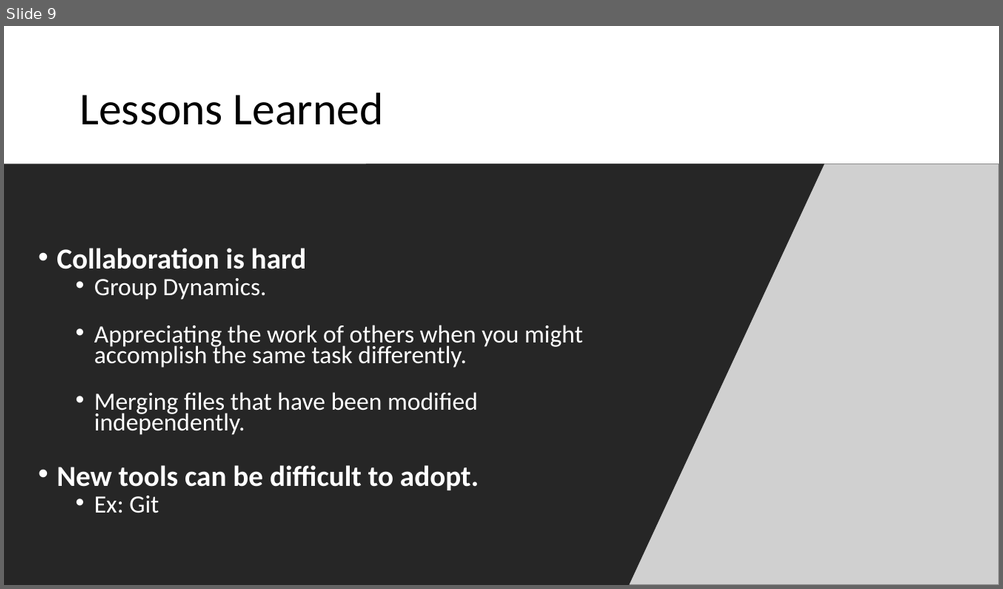
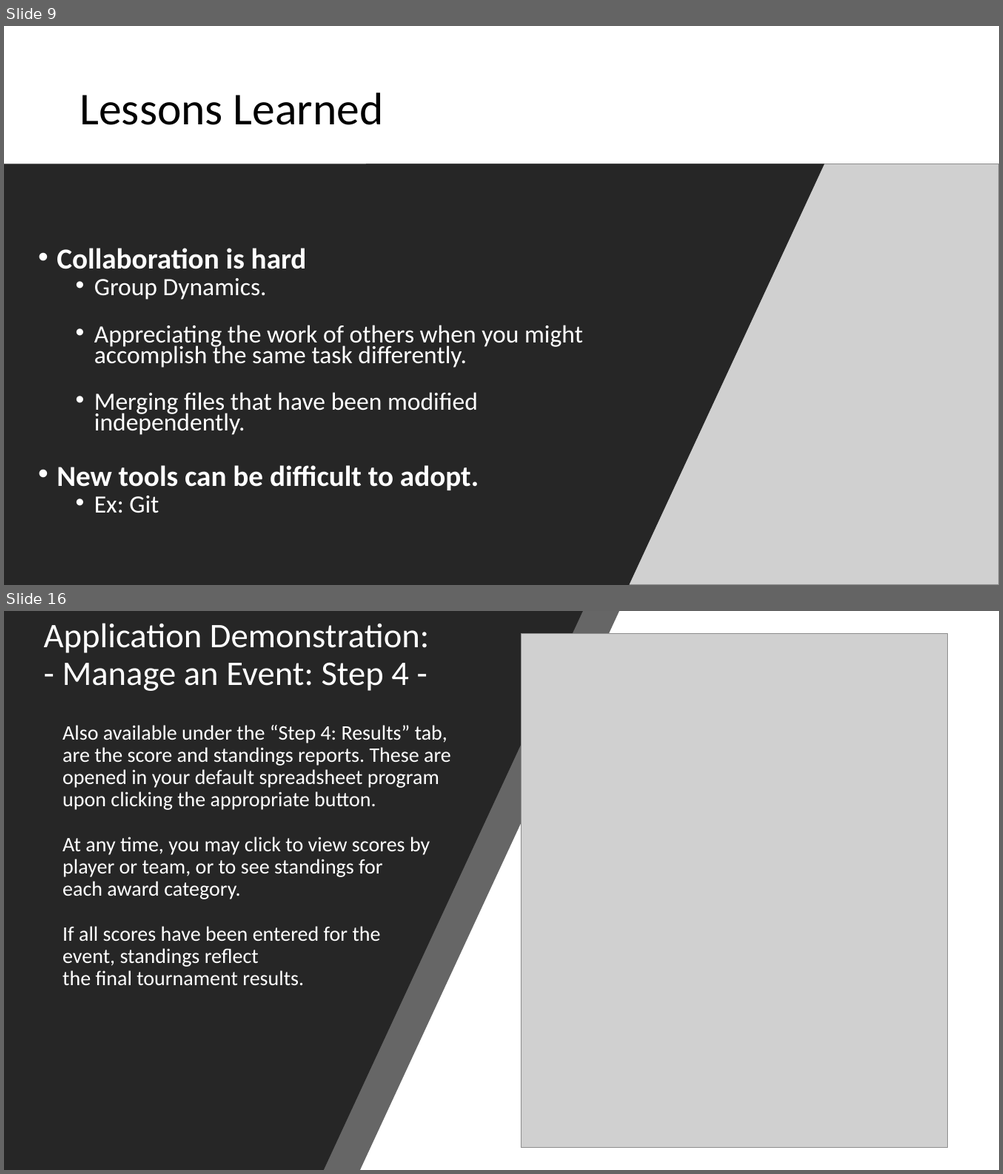
Before and after one commit to dustinfast/TeamPlayTracker, a slide deck: FinalReport/AWGADemo.pptx. Shown one above the other, each under a label of ours: slide 9 before the commit, slides 9 and 16 after it; the slides between them are not shown. The pictures are 1003x589 and 1003x1174 pixels, drawn with LibreOffice and Linux fonts; fonts in the diff are those of the drawing; grey boxes stand for pictures. Boxes give left, top, right and bottom in pixels: in the first picture for what was removed or moved away, otherwise in the second. Text is boxed around its words. In the diff, an @@ line names an element or a change of style, - is before the commit and + after.

```diff
--- a/FinalReport/AWGADemo.pptx
+++ b/FinalReport/AWGADemo.pptx
@@ slide 16 added at (4,611,999,1170), background #FFFFFF @@
@@ freeform shape added at (4,611,620,1170), fill #262626 at 70% opacity @@
@@ freeform shape added at (4,611,583,1170), fill #262626 @@
@@ title added at (44,623,429,691), 33.3 pt, text #FFFFFF @@
+Application Demonstration:
+- Manage an Event: Step 4 -
@@ picture added at (521,633,948,1148) @@
@@ text added at (62,725,451,985), 20 pt, text #FFFFFF @@
+Also available under the “Step 4: Results” tab, are the score and standings reports. These are opened in your default spreadsheet program upon clicking the appropriate button.
+At any time, you may click to view scores by player or team, or to see standings for
+each award category.
+If all scores have been entered for the
+event, standings reflect
+the final tournament results.
```
Also in this commit, not shown: 2 slides changed, 5 other slides added, 1 other file.
